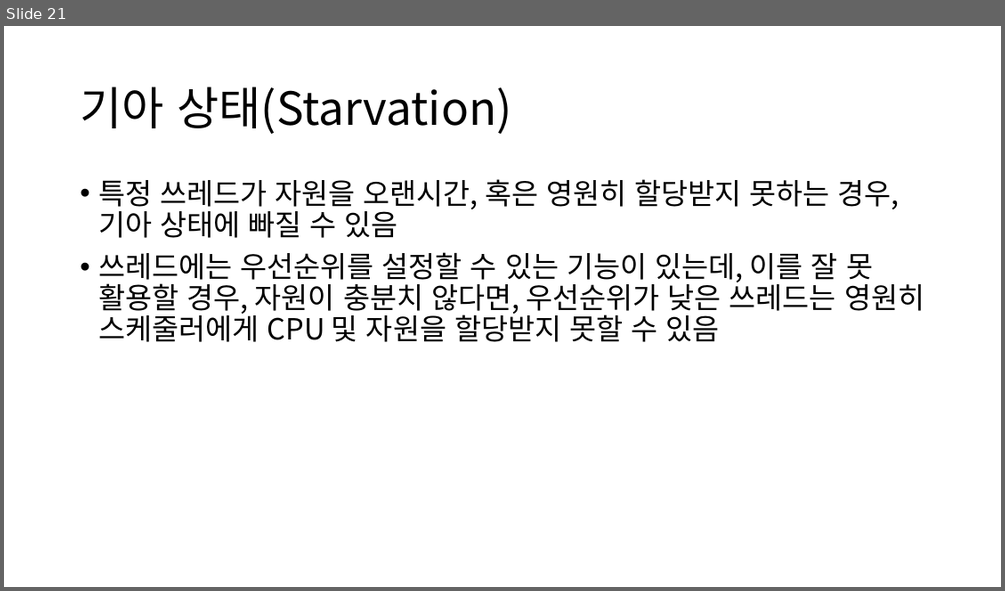
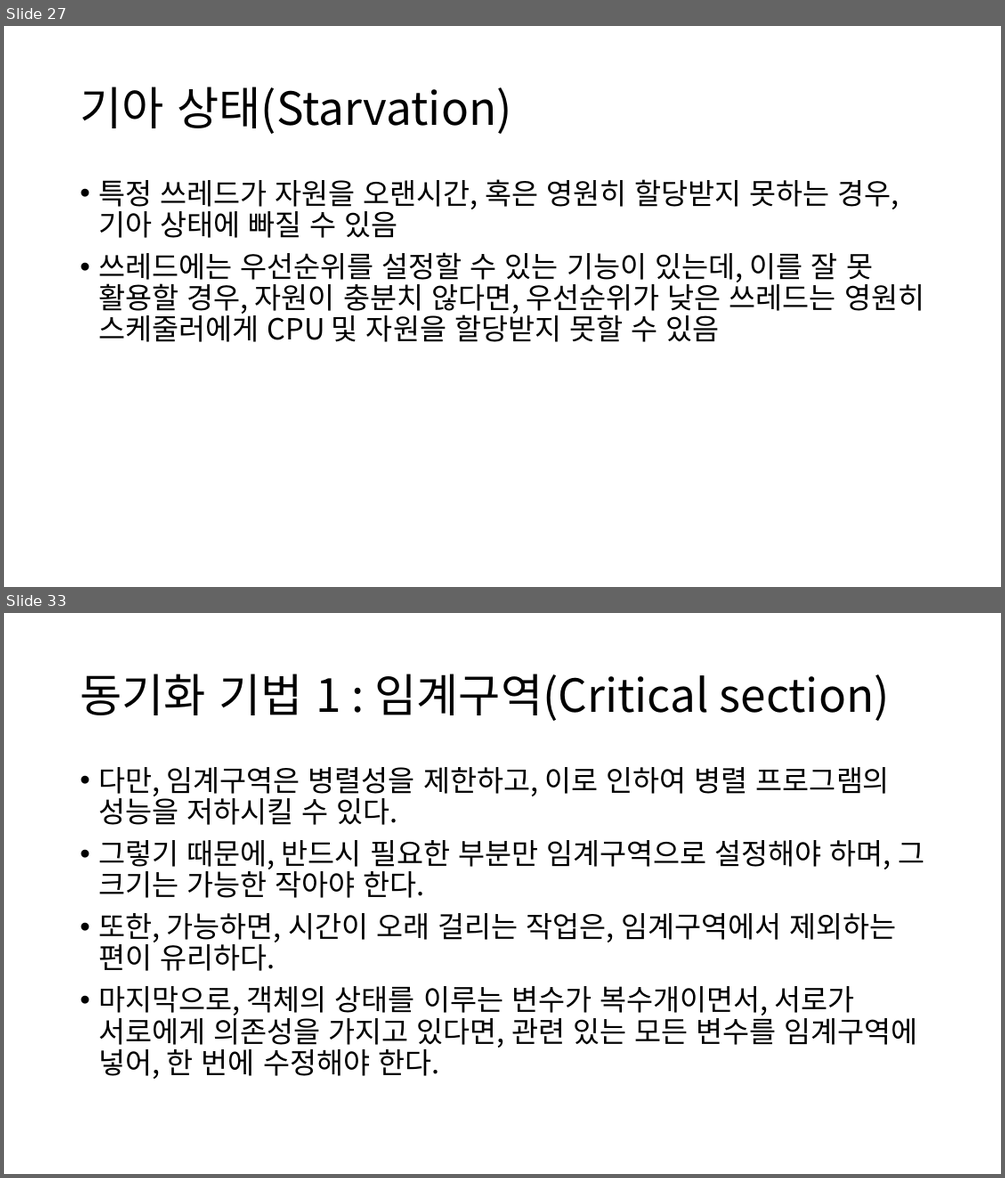
Before and after one commit to Baskervir/simcoding_jm, a slide deck: hy/수업자료/6주차 멀티쓰레딩/Multi Threading.pptx. Shown one above the other, each under a label of ours: slide 21 before the commit, slides 27 and 33 after it; the slides between them are not shown. The pictures are 1005x591 and 1005x1178 pixels, drawn with LibreOffice and Linux fonts; fonts in the diff are those of the drawing. Boxes give left, top, right and bottom in pixels: in the first picture for what was removed or moved away, otherwise in the second. Text is boxed around its words. In the diff, an @@ line names an element or a change of style, - is before the commit and + after.

```diff
--- a/hy/수업자료/6주차 멀티쓰레딩/Multi Threading.pptx
+++ b/hy/수업자료/6주차 멀티쓰레딩/Multi Threading.pptx
@@ slide 33 added at <box>4,613,1001,1174</box>, background #FFFFFF @@
@@ title added at <box>80,674,890,721</box>, 44 pt, text #000000 @@
+동기화 기법 1 : 임계구역(Critical section)
@@ text added at <box>98,767,924,1078</box>, 28 pt, text #000000 @@
+• 다만, 임계구역은 병렬성을 제한하고, 이로 인하여 병렬 프로그램의 성능을 저하시킬 수 있다.
+• 그렇기 때문에, 반드시 필요한 부분만 임계구역으로 설정해야 하며, 그 크기는 가능한 작아야 한다.
+• 또한, 가능하면, 시간이 오래 걸리는 작업은, 임계구역에서 제외하는 편이 유리하다.
+• 마지막으로, 객체의 상태를 이루는 변수가 복수개이면서, 서로가 서로에게 의존성을 가지고 있다면, 관련 있는 모든 변수를 임계구역에 넣어, 한 번에 수정해야 한다.
@@ what was slide 21 is now slide 27 @@
```
Also in this commit, not shown: 6 slides changed, 14 other slides added, 1 slide removed, 7 other files.
